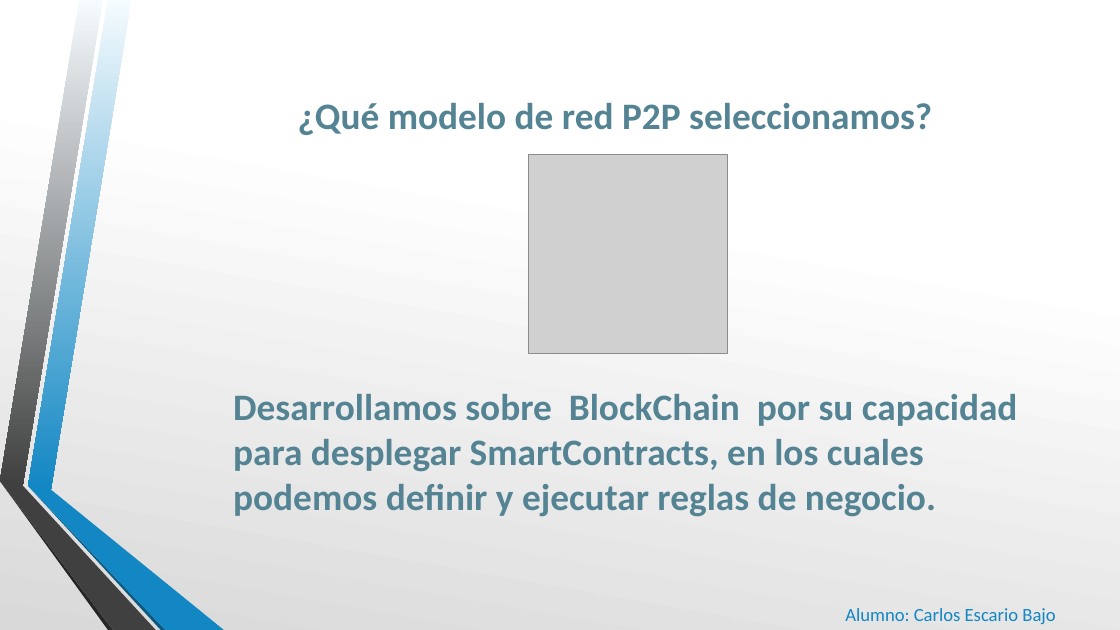
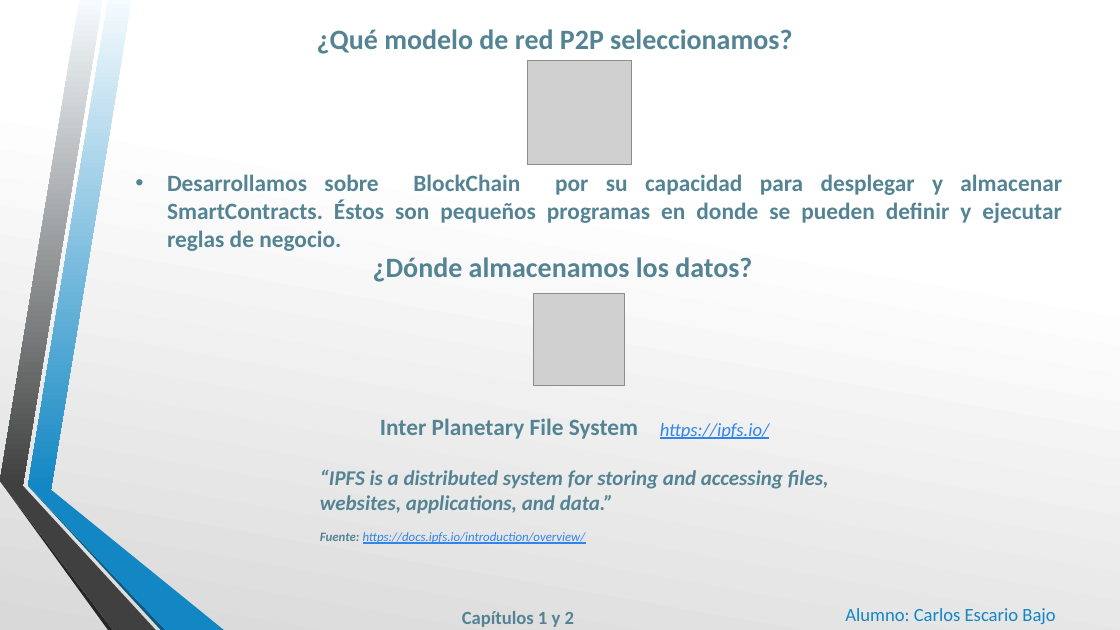
Before and after one commit to cescari/docs, a slide deck: slide 3 of Defensa TFG.pptx. Drawn at 1120x630 pixels with LibreOffice and Linux fonts; fonts in the diff are those of the drawing; grey boxes stand for pictures; background and template pictures are left out. Boxes give left, top, right and bottom in pixels: in the first picture for what was removed or moved away, otherwise in the second. Text is boxed around its words. In the diff, an @@ line names an element or a change of style, - is before the commit and + after.

```diff
--- a/Defensa TFG.pptx
+++ b/Defensa TFG.pptx
@@ text "¿Qué modelo de red P2P ..." moved from (x1=298, y1=103, x2=932, y2=135) to (x1=317, y1=29, x2=792, y2=54) @@
@@ text "¿Qué modelo de red P2P ..." at (x1=317, y1=29, x2=792, y2=54): size 32 to 24 pt @@
@@ picture resized from (x1=528, y1=155, x2=728, y2=354) to (x1=527, y1=60, x2=631, y2=165) @@
@@ text at (x1=167, y1=174, x2=1062, y2=251): text changed; size 32 to 20 pt @@
-Desarrollamos sobre BlockChain por su capacidad para desplegar SmartContracts, en los cuales podemos definir y ejecutar reglas de negocio.
+• Desarrollamos sobre BlockChain por su capacidad para desplegar y almacenar SmartContracts. Éstos son pequeños programas en donde se pueden definir y ejecutar reglas de negocio.
@@ text added at (x1=373, y1=257, x2=752, y2=282), 24 pt, text #548494, bold @@
+¿Dónde almacenamos los datos?
@@ picture added at (x1=534, y1=294, x2=625, y2=386) @@
@@ text added at (x1=380, y1=418, x2=638, y2=439), 20 pt, text #548494, bold @@
+Inter Planetary File System
@@ text added at (x1=660, y1=423, x2=770, y2=439), 16 pt, text #3085ED, italic, underline @@
+https://ipfs.io/
@@ text added at (x1=320, y1=469, x2=829, y2=544), 18 pt, text #548494, bold, italic @@
+“IPFS is a distributed system for storing and accessing files, websites, applications, and data.”
+Fuente: https://docs.ipfs.io/introduction/overview/
@@ text added at (x1=462, y1=611, x2=574, y2=627), 16 pt, text #548494, bold @@
+Capítulos 1 y 2
```
Also in this commit, not shown: 5 other slides changed, 1 slide added, 1 other file.
